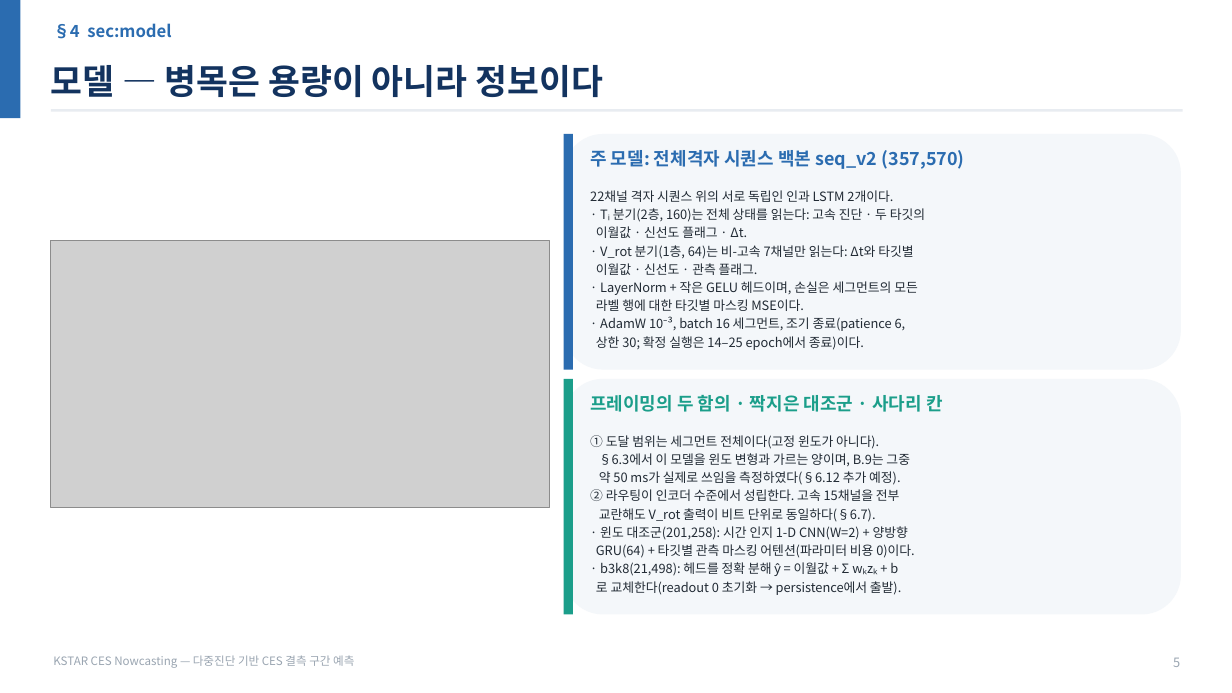
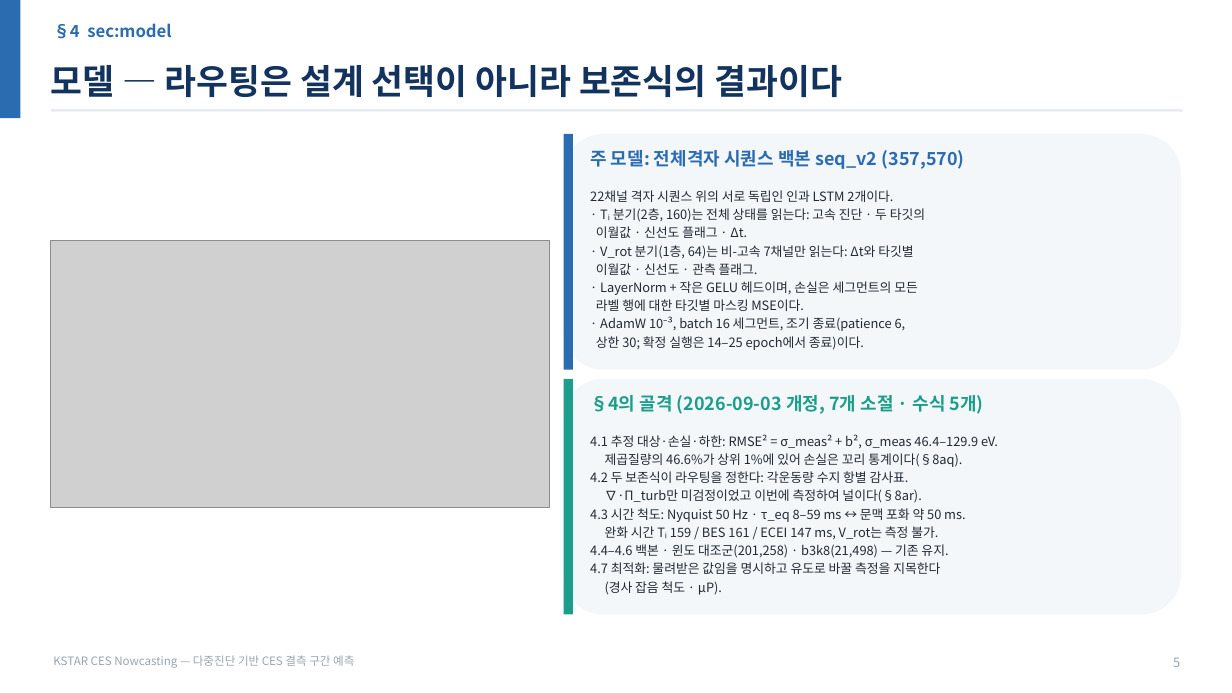
Before and after one commit to iseungsang01/ml-intern-revision, a slide deck: slide 6 of docs/presentation/KSTAR_CES_연구흐름.pptx. Drawn at 1232x693 pixels with LibreOffice and Linux fonts; fonts in the diff are those of the drawing; grey boxes stand for pictures. Boxes give left, top, right and bottom in pixels: in the first picture for what was removed or moved away, otherwise in the second. Text is boxed around its words. In the diff, an @@ line names an element or a change of style, - is before the commit and + after.

```diff
--- a/docs/presentation/KSTAR_CES_연구흐름.pptx
+++ b/docs/presentation/KSTAR_CES_연구흐름.pptx
@@ text at (51, 65, 842, 97): text changed @@
-모델 — 병목은 용량이 아니라 정보이다
+모델 — 라우팅은 설계 선택이 아니라 보존식의 결과이다
@@ text at (590, 395, 984, 414): text changed @@
-프레이밍의 두 함의 · 짝지은 대조군 · 사다리 칸
+§4의 골격 (2026-09-03 개정, 7개 소절 · 수식 5개)
@@ text at (590, 434, 998, 595): text changed @@
-① 도달 범위는 세그먼트 전체이다(고정 윈도가 아니다).
-§6.3에서 이 모델을 윈도 변형과 가르는 양이며, B.9는 그중
-약 50 ms가 실제로 쓰임을 측정하였다(§6.12 추가 예정).
-② 라우팅이 인코더 수준에서 성립한다. 고속 15채널을 전부
-교란해도 V_rot 출력이 비트 단위로 동일하다(§6.7).
-· 윈도 대조군(201,258): 시간 인지 1-D CNN(W=2) + 양방향
-GRU(64) + 타깃별 관측 마스킹 어텐션(파라미터 비용 0)이다.
-· b3k8(21,498): 헤드를 정확 분해 ŷ = 이월값 + Σ wₖzₖ + b
-로 교체한다(readout 0 초기화 → persistence에서 출발).
+4.1 추정 대상·손실·하한: RMSE² = σ_meas² + b², σ_meas 46.4–129.9 eV.
+제곱질량의 46.6%가 상위 1%에 있어 손실은 꼬리 통계이다(§8aq).
+4.2 두 보존식이 라우팅을 정한다: 각운동량 수지 항별 감사표.
+∇·Π_turb만 미검정이었고 이번에 측정하여 널이다(§8ar).
+4.3 시간 척도: Nyquist 50 Hz · τ_eq 8–59 ms ↔ 문맥 포화 약 50 ms.
+완화 시간 Tᵢ 159 / BES 161 / ECEI 147 ms, V_rot는 측정 불가.
+4.4–4.6 백본 · 윈도 대조군(201,258) · b3k8(21,498) — 기존 유지.
+4.7 최적화: 물려받은 값임을 명시하고 유도로 바꿀 측정을 지목한다
+(경사 잡음 척도 · μP).
```
Also in this commit, not shown: 6 other files.
